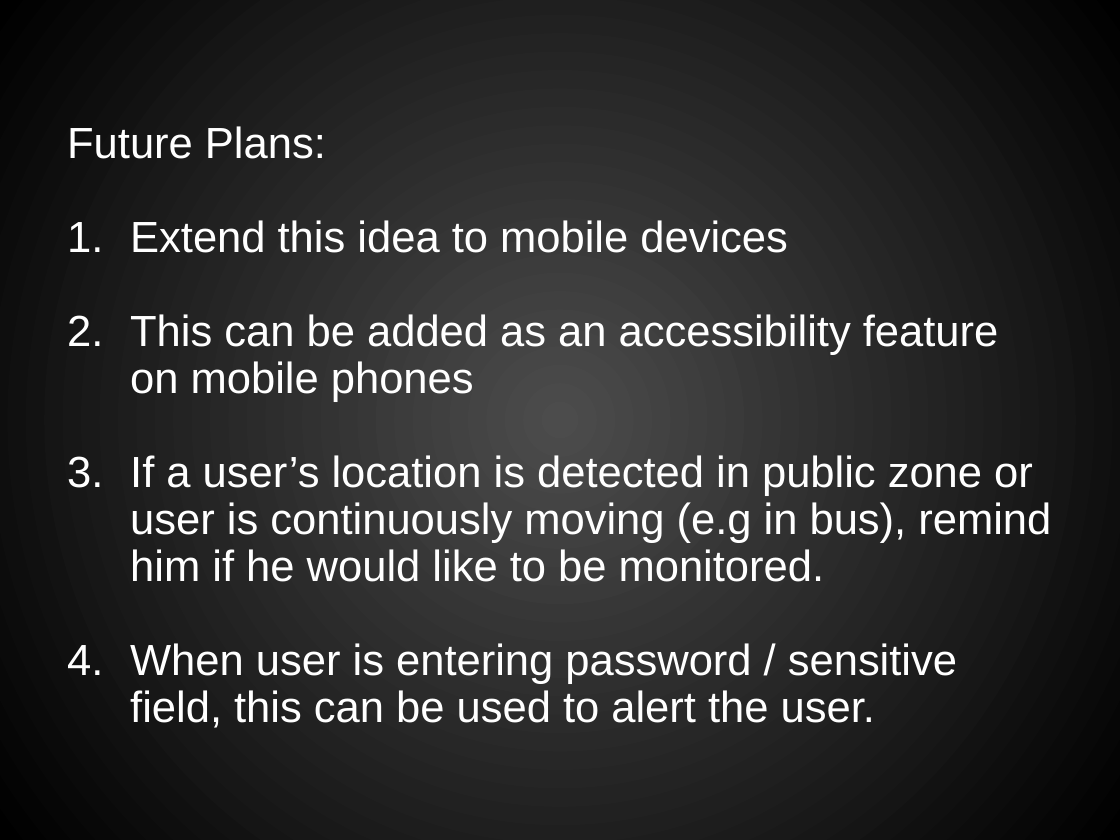
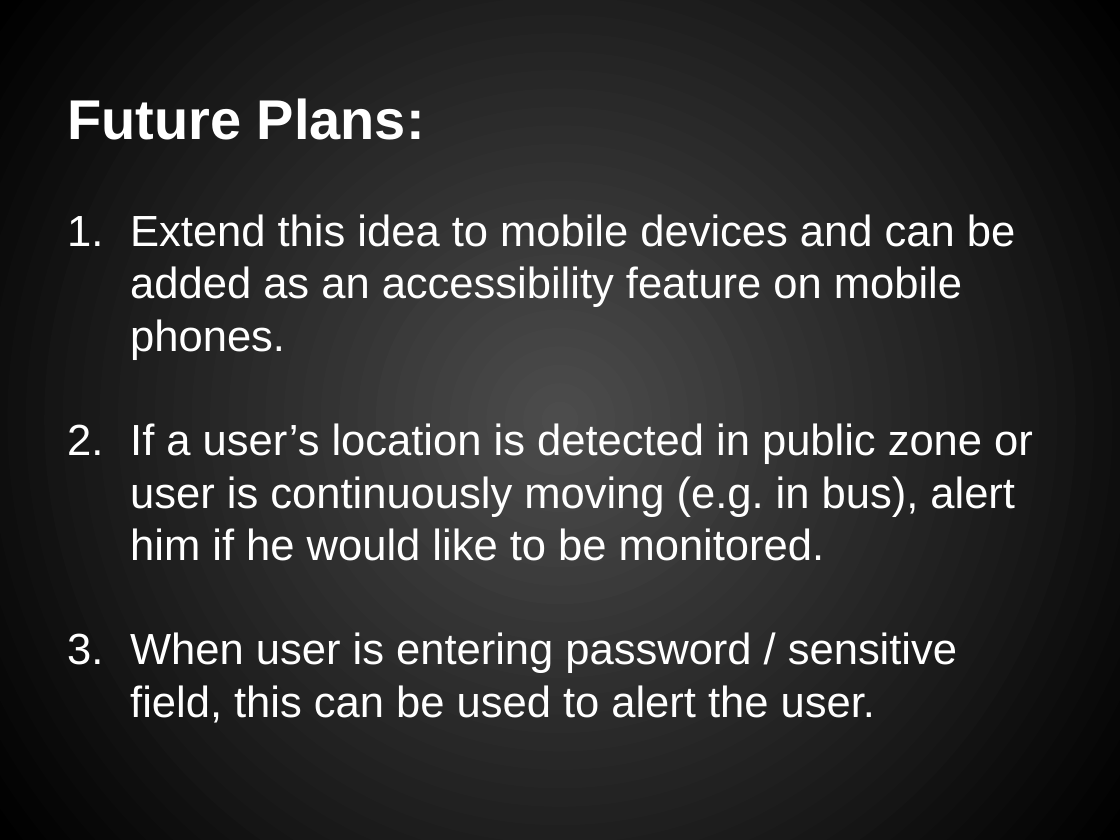
Before and after one commit to I-Stem/hack2020_Team6, a slide deck: slide 11 of Privacy_Eye.pptx (slide 10 before the commit). Drawn at 1120x840 pixels with LibreOffice and Linux fonts; fonts in the diff are those of the drawing. Boxes give left, top, right and bottom in pixels: in the first picture for what was removed or moved away, otherwise in the second. Text is boxed around its words. In the diff, an @@ line names an element or a change of style, - is before the commit and + after.

```diff
--- a/Privacy_Eye.pptx
+++ b/Privacy_Eye.pptx
@@ text "Future Plans:": place and size @@
-text "Future Plans:" at (67,126,1051,728)
+text "Future Plans:" at (67,98,1033,723)
@@ text at (67,98,957,723): size 28 to 36 pt, bold on in "Future Plans:"; line spacing 0.9 to 1 @@
@@ text at (130,214,1033,561): text changed @@
-1. Extend this idea to mobile devices
-2. This can be added as an accessibility feature on mobile phones
-3. If a user’s location is detected in public zone or user is continuously moving (e.g in bus), remind him if he would like to be monitored.
+1. Extend this idea to mobile devices and can be added as an accessibility feature on mobile phones.
+2. If a user’s location is detected in public zone or user is continuously moving (e.g. in bus), alert him if he would like to be monitored.
```
Also in this commit, not shown: 5 other slides changed, 3 slides added, 1 slide removed.
